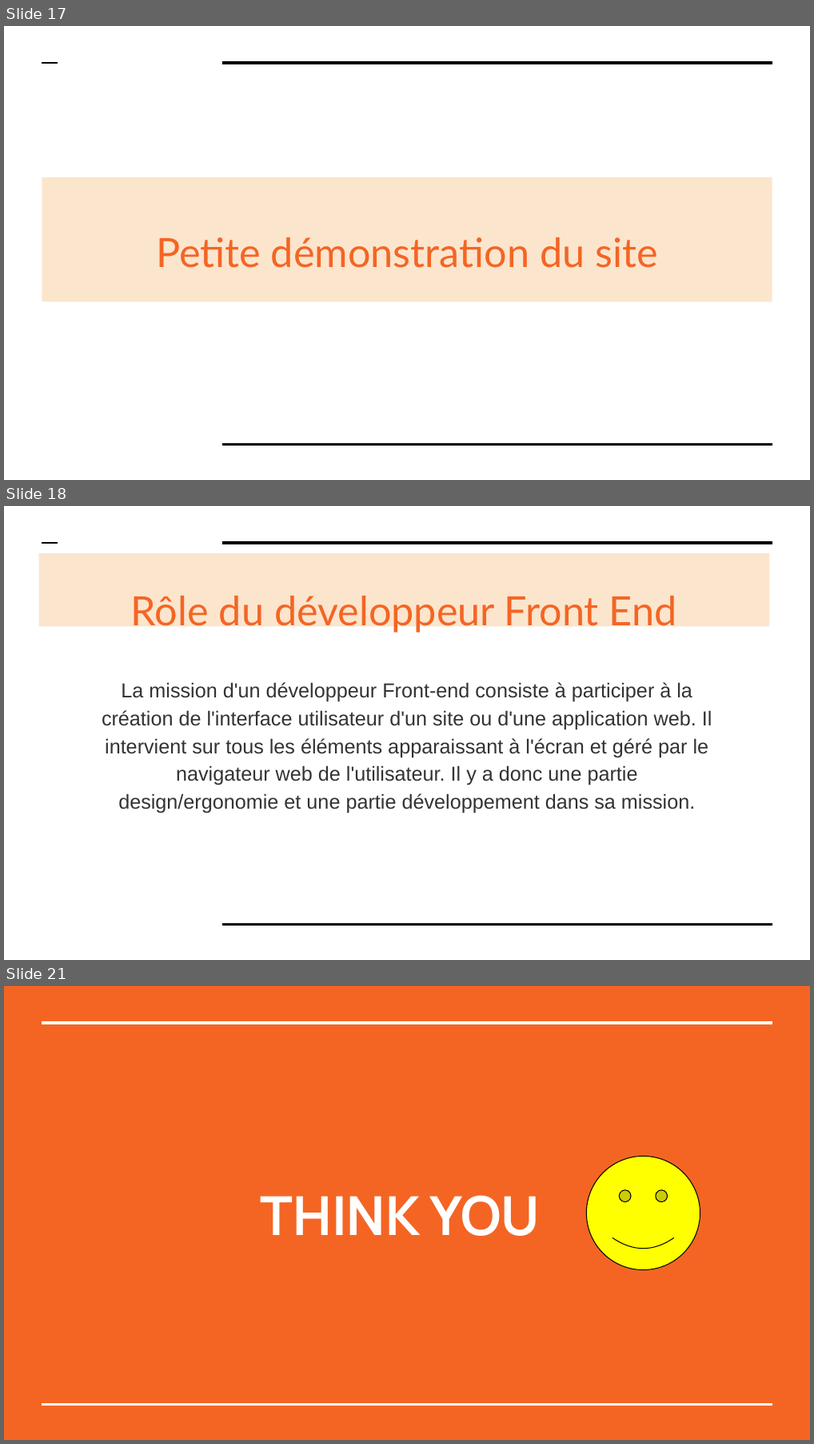
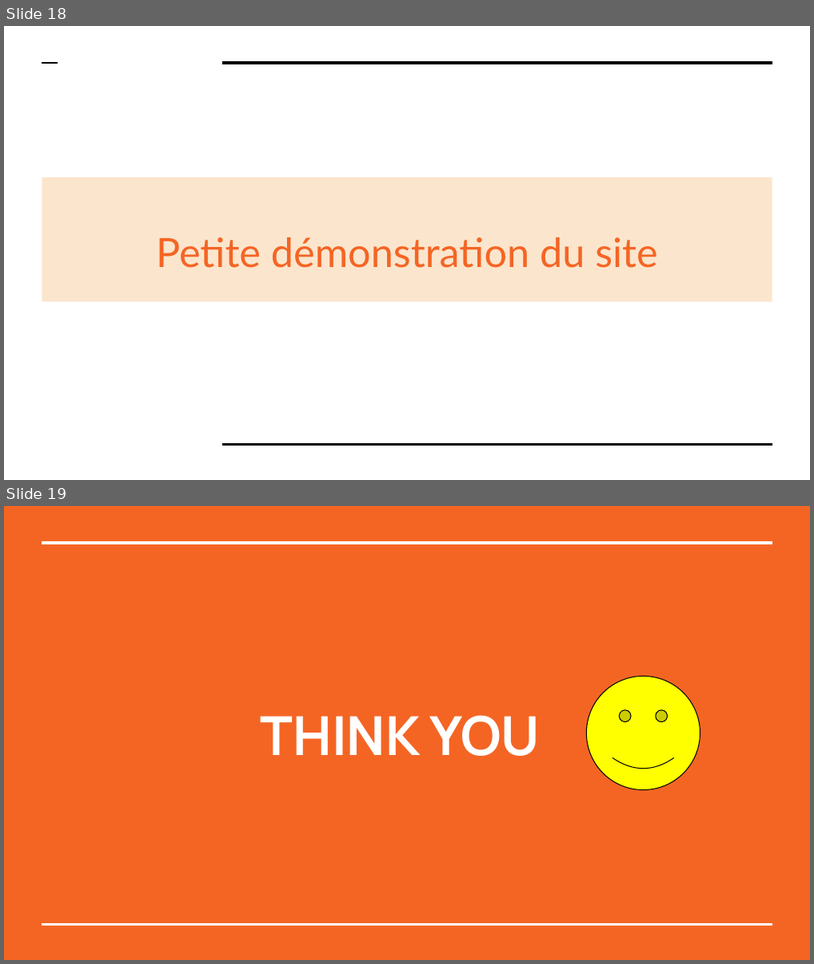
Before and after one commit to massinissa44/Projet-04-blog-pour-un-crivain-, a slide deck: P4_04_Presentation.pptx. Shown one above the other, each under a label of ours: slides 17, 18 and 21 before the commit, slides 18 and 19 after it; the slides between them are not shown. The pictures are 814x1444 and 814x964 pixels, drawn with LibreOffice and Linux fonts; fonts in the diff are those of the drawing. Boxes give left, top, right and bottom in pixels: in the first picture for what was removed or moved away, otherwise in the second. Text is boxed around its words. In the diff, an @@ line names an element or a change of style, - is before the commit and + after.

```diff
--- a/P4_04_Presentation.pptx
+++ b/P4_04_Presentation.pptx
@@ slide 18 removed at (4,506,810,960), background #FFFFFF; not listed: 3 template elements that a slide beside it also shows @@
@@ title removed at (38,553,770,627) @@
-Rôle du développeur Front End
@@ text removed at (102,682,713,813) @@
-La mission d'un développeur Front-end consiste à participer à la création de l'interface utilisateur d'un site ou d'une application web. Il intervient sur tous les éléments apparaissant à l'écran et géré par le navigateur web de l'utilisateur. Il y a donc une partie design/ergonomie et une partie développement dans sa mission.
@@ what was slide 17 is now slide 18 @@
@@ what was slide 21 is now slide 19 @@
```
Also in this commit, not shown: 3 slides changed, 13 slides added, 14 other slides removed, 15 other files.
